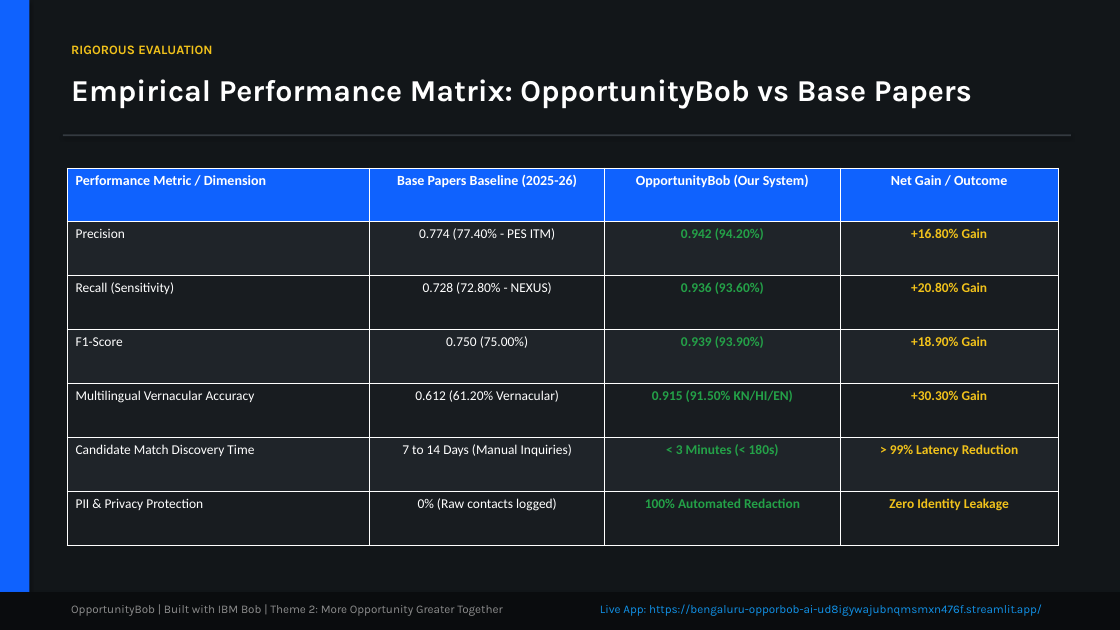
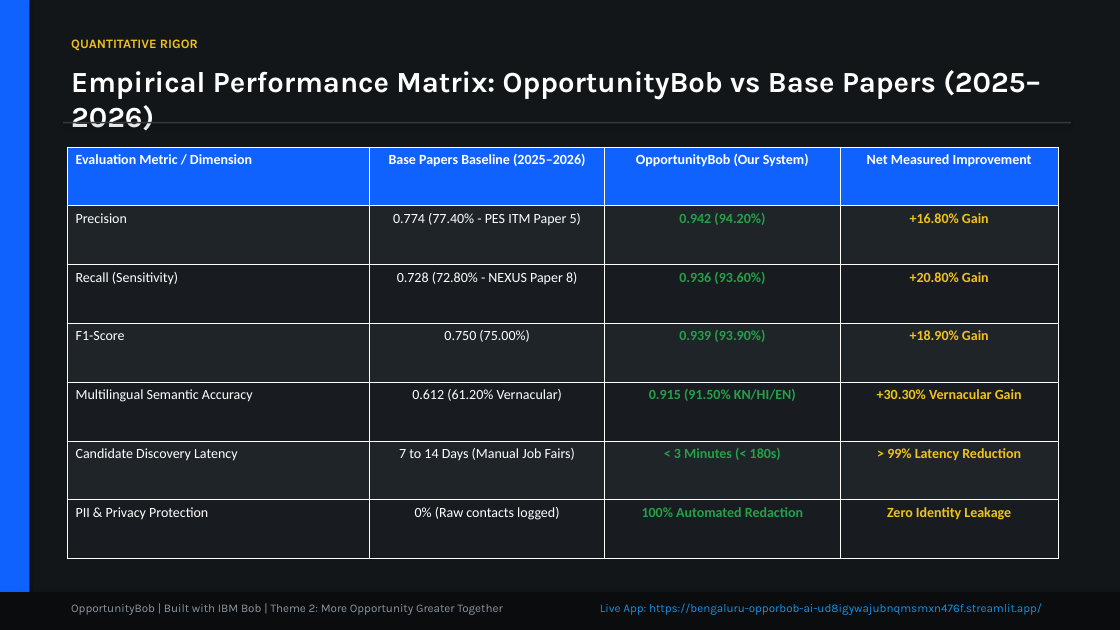
Before and after one commit to SatyaRamDinkar/bengaluru-opporbob-ai, a slide deck: slide 7 of OpportunityBob_IBM_Bobathon_Submission.pptx (slide 6 before the commit). Drawn at 1120x630 pixels with LibreOffice and Linux fonts; fonts in the diff are those of the drawing. Boxes give left, top, right and bottom in pixels: in the first picture for what was removed or moved away, otherwise in the second. Text is boxed around its words. In the diff, an @@ line names an element or a change of style, - is before the commit and + after.

```diff
--- a/OpportunityBob_IBM_Bobathon_Submission.pptx
+++ b/OpportunityBob_IBM_Bobathon_Submission.pptx
@@ text at (x1=71, y1=39, x2=198, y2=51): text changed @@
-RIGOROUS EVALUATION
+QUANTITATIVE RIGOR
@@ text at (x1=71, y1=70, x2=1041, y2=130): text changed; size 26 to 25 pt @@
-Empirical Performance Matrix: OpportunityBob vs Base Papers
+Empirical Performance Matrix: OpportunityBob vs Base Papers (2025–2026)
@@ rectangle moved from (x1=63, y1=134, x2=1071, y2=136) to (x1=63, y1=122, x2=1071, y2=124) @@
@@ table at (x1=67, y1=147, x2=1059, y2=559) @@
-row 1: Performance Metric / Dimension | Base Papers Baseline (2025-26) | OpportunityBob (Our System) | Net Gain / Outcome
+row 1: Evaluation Metric / Dimension | Base Papers Baseline (2025–2026) | OpportunityBob (Our System) | Net Measured Improvement
-row 2, column 2: 0.774 (77.40% - PES ITM)
+row 2, column 2: 0.774 (77.40% - PES ITM Paper 5)
-row 3, column 2: 0.728 (72.80% - NEXUS)
+row 3, column 2: 0.728 (72.80% - NEXUS Paper 8)
-row 5, column 1: Multilingual Vernacular Accuracy
+row 5, column 1: Multilingual Semantic Accuracy
-row 5, column 4: +30.30% Gain
+row 5, column 4: +30.30% Vernacular Gain
-row 6, column 1: Candidate Match Discovery Time
+row 6, column 1: Candidate Discovery Latency
-row 6, column 2: 7 to 14 Days (Manual Inquiries)
+row 6, column 2: 7 to 14 Days (Manual Job Fairs)
@@ size 11.5 to 12 pt in "Precision", "0.942 (94.20%)", "+16.80% Gain", "Recall (Sensitivity)" and 14 more places @@
@@ table resized from (x1=67, y1=168, x2=1059, y2=546) to (x1=67, y1=147, x2=1059, y2=559) @@
@@ text "OpportunityBob | Built with IBM ..." at (x1=71, y1=604, x2=502, y2=615): text colour #8D8D8D to #8D96A0 @@
```
Also in this commit, not shown: 7 other slides changed, 1 slide added, 1 slide removed, 3 other files.
